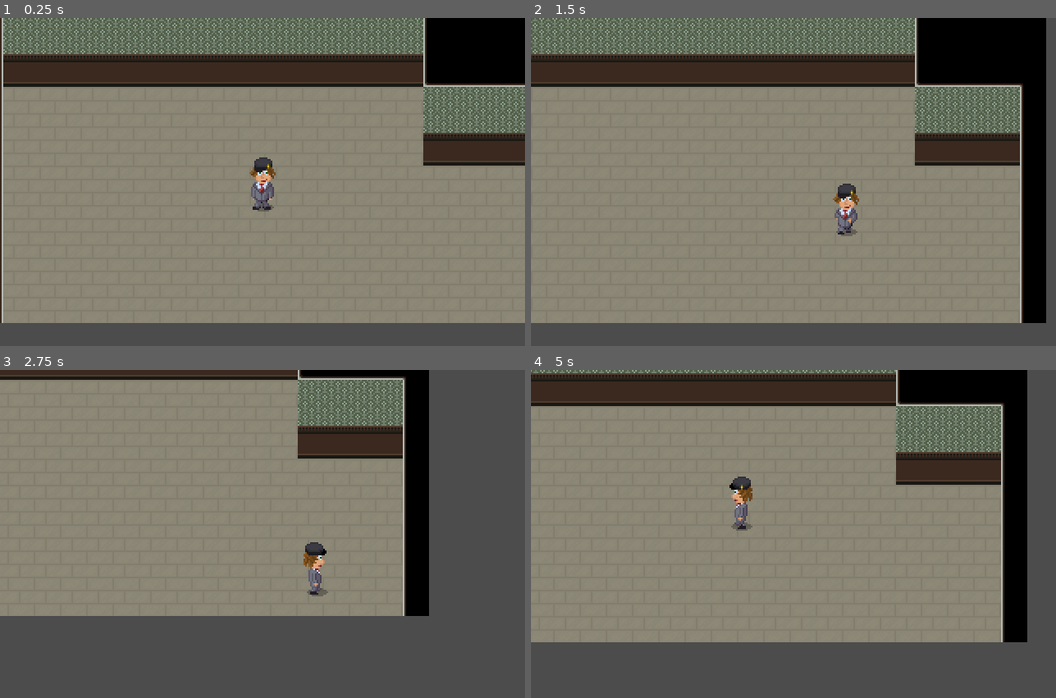
Above: before the commit, frames 1-4 (two rows, left to right).
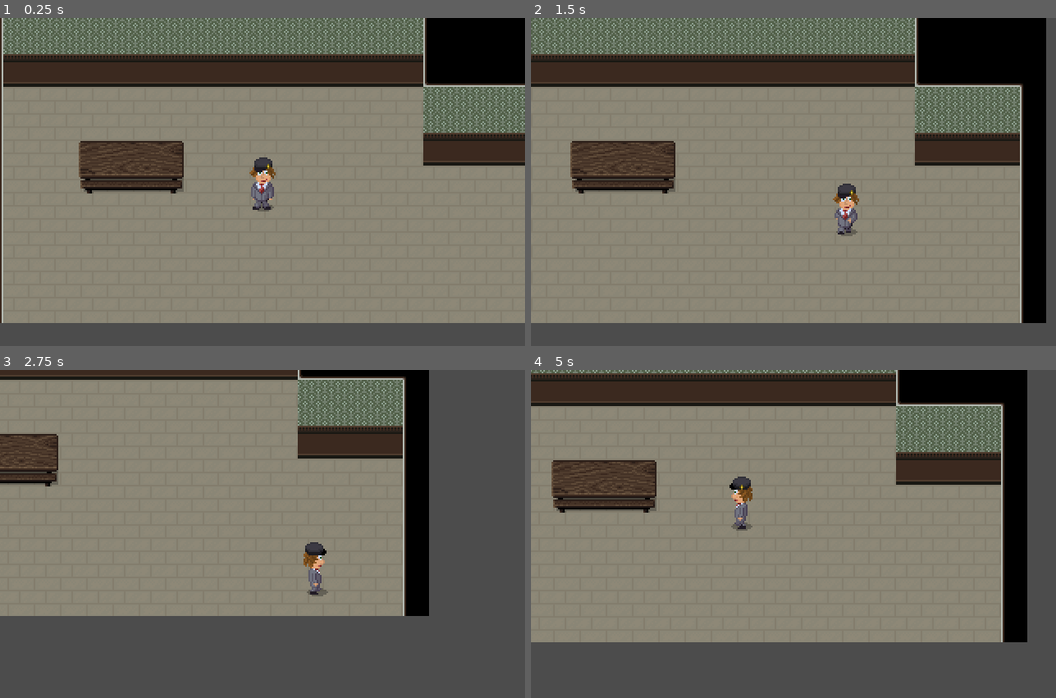
Above: after the commit, the same moments.

Repository: nene/godot-rebane
Game: Godot game, scene res://Main.tscn
Two runs of this game, one before a commit and one after it. Both use one fixed random seed, a clock stepped at 60 frames per second and the inputs below.
Inputs:
- Up to frame 1 (0.25 s): no input
- Up to frame 2 (1.5 s): tap Enter at 0.5 s; hold Right (ui_right) 0.53-1.28 s; hold Down (ui_down) from 1.28 s (still down)
- Up to frame 3 (2.75 s): release Down (ui_down) at 2.03 s; hold Right (ui_right) from 2.03 s (still down)
- Up to frame 4 (5 s): release Right (ui_right) at 2.78 s; hold Up (ui_up) 2.78-3.53 s; hold Left (ui_left) from 3.53 s (still down)

The runs differ from the first frame. In frame 1, 3.1% of the frame differs, in the area x 15-35%, y 37-54%; in frame 2, 3.1%; in frame 3, 1.7%; in frame 4, 3.1%.

Commit message:
Add Table

Diff:
--- a/Main.tscn
+++ b/Main.tscn
@@ -1,6 +1,7 @@
-[gd_scene load_steps=3 format=2]
+[gd_scene load_steps=4 format=2]
 
 [ext_resource path="res://Player.tscn" type="PackedScene" id=1]
+[ext_resource path="res://Table.tscn" type="PackedScene" id=2]
 [ext_resource path="res://Background.tscn" type="PackedScene" id=3]
 
 [node name="Main" type="Node"]
@@ -14,3 +15,6 @@
 current = true
 drag_margin_h_enabled = true
 drag_margin_v_enabled = true
+
+[node name="Table" parent="." instance=ExtResource( 2 )]
+position = Vector2( 78, 97 )
--- /dev/null
+++ b/Table.tscn
@@ -0,0 +1,43 @@
+[gd_scene load_steps=9 format=2]
+
+[ext_resource path="res://data/table.png" type="Texture" id=1]
+
+[sub_resource type="AtlasTexture" id=1]
+atlas = ExtResource( 1 )
+region = Rect2( 0, 0, 64, 32 )
+
+[sub_resource type="AtlasTexture" id=2]
+atlas = ExtResource( 1 )
+region = Rect2( 64, 0, 64, 32 )
+
+[sub_resource type="AtlasTexture" id=3]
+atlas = ExtResource( 1 )
+region = Rect2( 128, 0, 64, 32 )
+
+[sub_resource type="AtlasTexture" id=4]
+atlas = ExtResource( 1 )
+region = Rect2( 192, 0, 64, 32 )
+
+[sub_resource type="AtlasTexture" id=5]
+atlas = ExtResource( 1 )
+region = Rect2( 256, 0, 64, 32 )
+
+[sub_resource type="SpriteFrames" id=6]
+animations = [ {
+"frames": [ SubResource( 1 ), SubResource( 2 ), SubResource( 3 ), SubResource( 4 ), SubResource( 5 ) ],
+"loop": true,
+"name": "default",
+"speed": 5.0
+} ]
+
+[sub_resource type="RectangleShape2D" id=7]
+extents = Vector2( 32, 13 )
+
+[node name="Table" type="StaticBody2D"]
+
+[node name="AnimatedSprite" type="AnimatedSprite" parent="."]
+frames = SubResource( 6 )
+
+[node name="CollisionShape2D" type="CollisionShape2D" parent="."]
+position = Vector2( 0, 3 )
+shape = SubResource( 7 )
